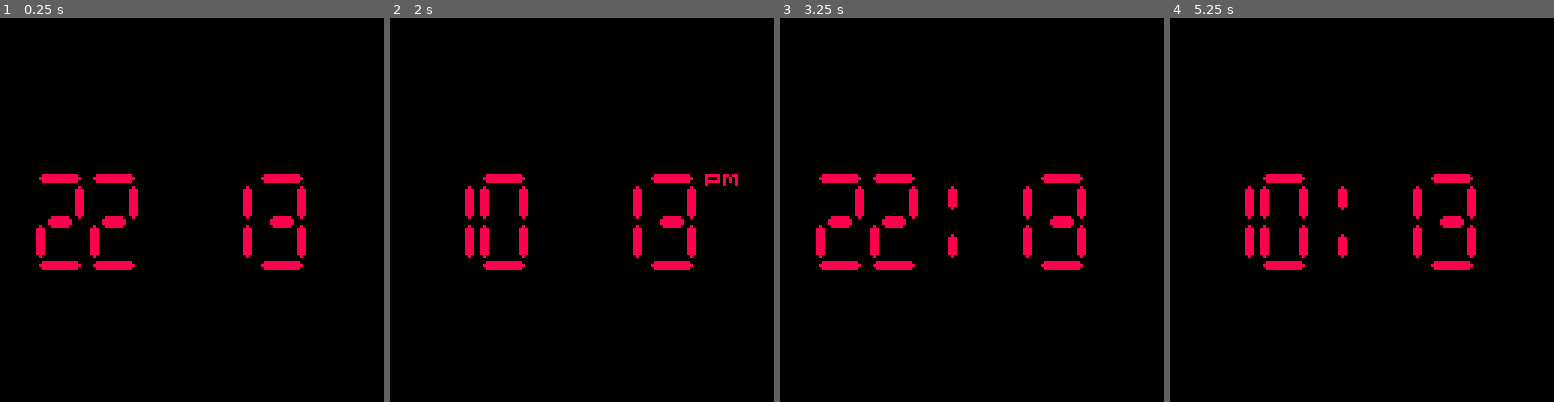
Above: before the commit, frames 1-4 (left to right).
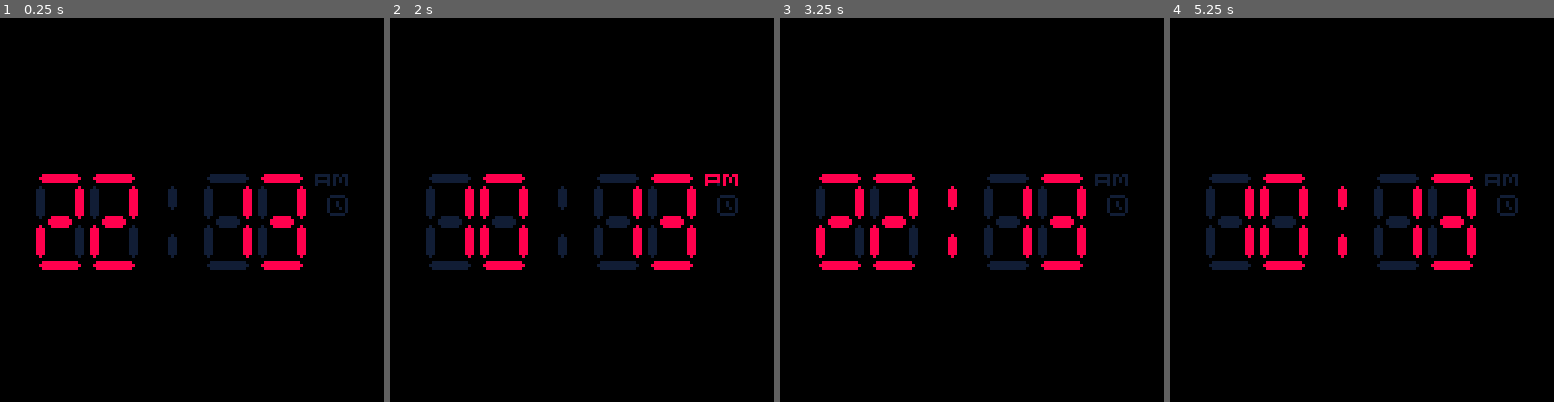
Above: after the commit, the same moments.

Repository: junkdeck/pico-8-segment
Game: PICO-8 cartridge clock.p8
Same seed, same stepped clock (60 frames per second), same inputs: the game is played once before the commit and once after it.
Inputs:
- Up to frame 1 (0.25 s): no input
- Up to frame 2 (2 s): tap X (X key) at 0.33, 1.07, 1.85 s
- Up to frame 3 (3.25 s): tap X (X key) at 2.97 s
- Up to frame 4 (5.25 s): tap X (X key) at 4.08, 5.2 s

The runs differ from the first frame. In frame 1, 2.6% of the frame differs, in the area x 9-91%, y 40-66%; in frame 2, 2.9%; in frame 3, 2.3%; in frame 4, 2.8%.

Commit message:
mimick LCD screen by drawing inactive segments
uses alternative palette

Diff:
--- a/main.lua
+++ b/main.lua
@@ -80,6 +80,20 @@
 function _draw()
   cls()
 
+  -- swap dark purple with alternative palette
+  pal(2,129,1)
+  pal(8,2)
+  -- draw inactive LCD segments
+  drawdigit(nums[8],loff, 64-toff)
+  drawdigit(nums[8],loff+18, 64-toff)
+  drawdigit(nums.c,loff+36, 64-toff)
+  drawdigit(nums[8],loff+56, 64-toff)
+  drawdigit(nums[8],loff+74, 64-toff)
+  spr(8, 104, 48)
+  spr(7, 108, 58)
+  spr(10, 110, 48)
+  pal(8,8)
+
   color(8)
   if(ctype!=24) then
     if(h < 12) then zone=8 else zone=9 end
